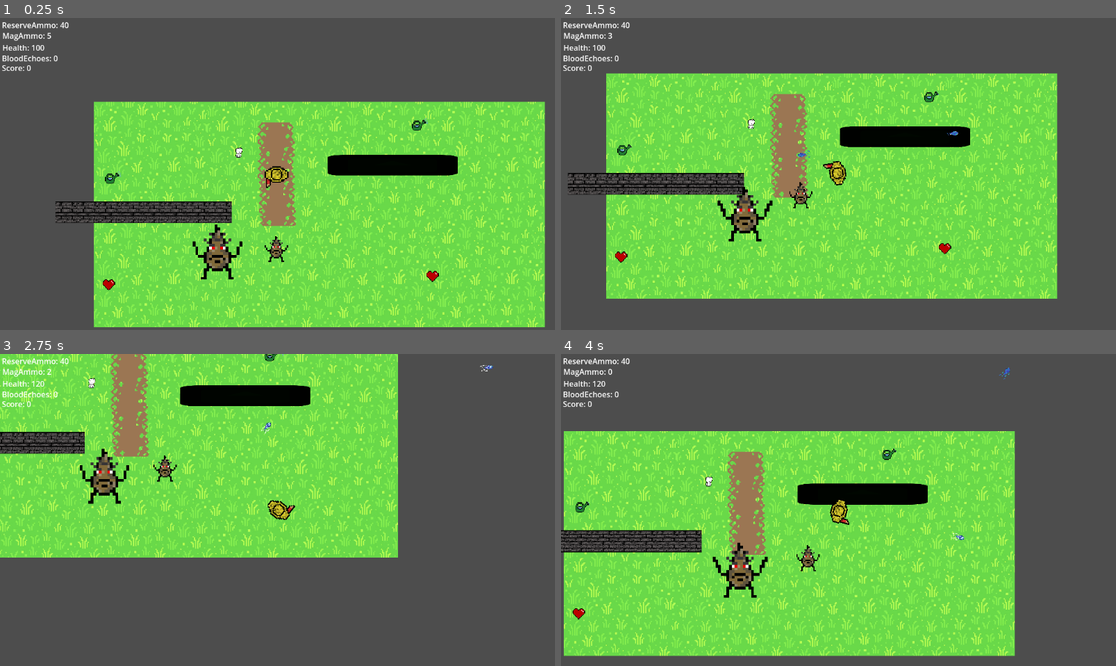
Above: before the commit, frames 1-4 (two rows, left to right).
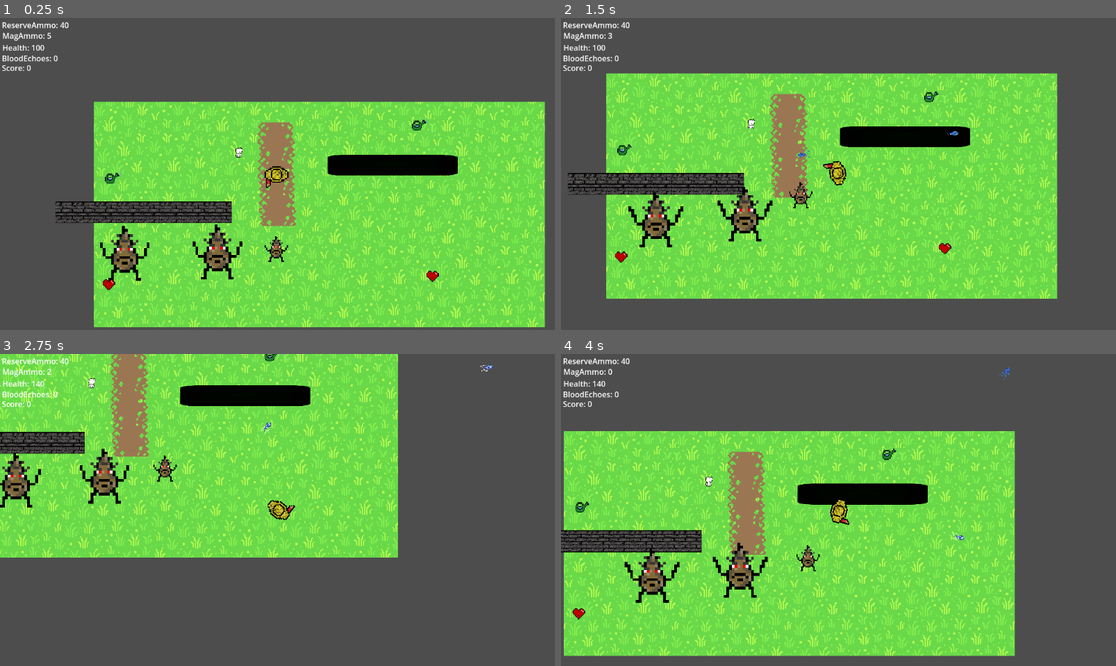
Above: after the commit, the same moments.

Repository: TheWhiteWolf0/Shooter-Game
Game: Godot game, scene res://Scenes/test_scence.tscn
The game is run twice, just before and just after one commit, with the same random seed, the same clock (stepped at 60 frames per second) and the same inputs. This scene is started directly instead of the project's main scene. The engine's default icon, where the game draws it, is replaced by a stand-in: a white triangle on a blue panel in a dark square.
Inputs (mouse positions are in pixels of both pictures, inside the frame that each line leads up to):
- Up to frame 1 (0.25 s): no input
- Up to frame 2 (1.5 s): move the mouse to (960, 158) at 0.52 s; hold D (Right) 0.53-1.28 s; click (960, 158) at 0.6 s; move the mouse to (727, 189) at 1.27 s; hold S (Down) from 1.28 s (still down); click (727, 189) at 1.35 s
- Up to frame 3 (2.75 s): move the mouse to (333, 441) at 2.02 s; release S (Down) at 2.03 s; hold D (Right) from 2.03 s (still down); click (333, 441) at 2.1 s
- Up to frame 4 (4 s): move the mouse to (810, 572) at 2.77 s; release D (Right) at 2.78 s; hold W (Up) 2.78-3.53 s; click (810, 572) at 2.85 s; move the mouse to (1005, 556) at 3.52 s; hold A (Left) from 3.53 s (still down); click (1005, 556) at 3.6 s

The runs differ from the first frame. In frame 1, 0.6% of the frame differs, in the area x 18-27%, y 66-85%; in frame 2, 0.7%, in the area x 12-23%, y 55-74%; in frame 3, 0.6%; in frame 4, 0.7%.

Commit message:
Multi-Hit Health increase works through timer

Diff:
--- a/shootergame/GlobalVariables/GloabalVariables.gd
+++ b/shootergame/GlobalVariables/GloabalVariables.gd
@@ -33,4 +33,4 @@
 
 # Enemy Multi-Hit health #
 
-var enemy_health:int = 3
+var enemy_health_increase:int = 2
--- a/shootergame/Scenes/MedKits.tscn
+++ b/shootergame/Scenes/MedKits.tscn
@@ -67,6 +67,8 @@
 
 [node name="MedKit" type="Area2D" parent="."]
 scale = Vector2(2.48, 2.48)
+collision_layer = 4
+collision_mask = 9
 script = ExtResource("1_ixkmt")
 
 [node name="CollisionShape2D" type="CollisionShape2D" parent="MedKit"]
--- a/shootergame/Scenes/ammo_pack.tscn
+++ b/shootergame/Scenes/ammo_pack.tscn
@@ -46,6 +46,8 @@
 
 [node name="AmmoPickUp" type="Area2D" parent="."]
 scale = Vector2(0.16, 0.599999)
+collision_layer = 4
+collision_mask = 9
 script = ExtResource("1_gkw8x")
 
 [node name="CollisionShape2D" type="CollisionShape2D" parent="AmmoPickUp"]
--- a/shootergame/Scenes/enemy(multi_hit).tscn
+++ b/shootergame/Scenes/enemy(multi_hit).tscn
@@ -69,4 +69,10 @@
 scale = Vector2(1.52424, 1.52424)
 shape = SubResource("CapsuleShape2D_ntxh7")
 
+[node name="Health + Speed Increase" type="Timer" parent="."]
+process_callback = 0
+wait_time = 15.0
+autostart = true
+
 [connection signal="area_entered" from="Area2D" to="." method="_on_area_2d_area_entered"]
+[connection signal="timeout" from="Health + Speed Increase" to="." method="_on_health__speed_increase_timeout"]
--- a/shootergame/Scenes/test_scence.tscn
+++ b/shootergame/Scenes/test_scence.tscn
@@ -148,6 +148,11 @@
 scale = Vector2(1.99438, 1.99438)
 collision_layer = 2
 
+[node name="Enemy(Multi-hit)2" parent="AllMobs" instance=ExtResource("8_2dkxq")]
+position = Vector2(-1914.6, 283.201)
+scale = Vector2(1.99438, 1.99438)
+collision_layer = 2
+
 [node name="HealthPacks" type="Node2D" parent="."]
 
 [node name="MedKit" parent="HealthPacks" instance=ExtResource("5_iph1d")]
--- a/shootergame/Scripts/enemy(multi_hit).gd
+++ b/shootergame/Scripts/enemy(multi_hit).gd
@@ -14,7 +14,8 @@
 var tree_death = preload("res://Scenes/animated_sprite_2d.tscn")
 
 const SPEED = 50
-#var enemy_health:int = 15
+var enemy_health:int = 3
+#var enemy_increase_bool:bool = false
 
 #func _ready() -> void:
 	#set_physics_process(false)
@@ -34,11 +35,11 @@
 
 func _on_area_2d_area_entered(area: Area2D) -> void:
 	print("enemy hit")
-	GlobalVariables.enemy_health = GlobalVariables.enemy_health - GlobalVariables.player_Damage
+	enemy_health = enemy_health - GlobalVariables.player_Damage
 	pass # Replace with function body.
 
 func enemydeath():
-	if GlobalVariables.enemy_health <= 0:
+	if enemy_health <= 0:
 		GlobalVariables.Currency = GlobalVariables.Currency + 5
 		GlobalVariables.player_Score = GlobalVariables.player_Score + 3
 		GlobalVariables.reserve_ammo = GlobalVariables.reserve_ammo + 5
@@ -47,5 +48,16 @@
 		get_tree().get_root().call_deferred("add_child", tree_instance)
 		queue_free()
 
-func HealthIncrease():
-	print("Must Do/Figure out the math")
+#func HealthIncrease():
+	#if GlobalVariables.player_Score > 5:
+		#enemy_increase_bool = true
+
+	#if enemy_increase_bool:
+		#enemy_health = GlobalVariables.enemy_health_increase + enemy_health
+		#enemy_increase_bool = false
+		#print(enemy_health)
+
+
+func _on_health__speed_increase_timeout() -> void:
+	enemy_health = GlobalVariables.enemy_health_increase + enemy_health
+	print(enemy_health)
Not shown, changed: shootergame/Scenes/lvl2.tscn
